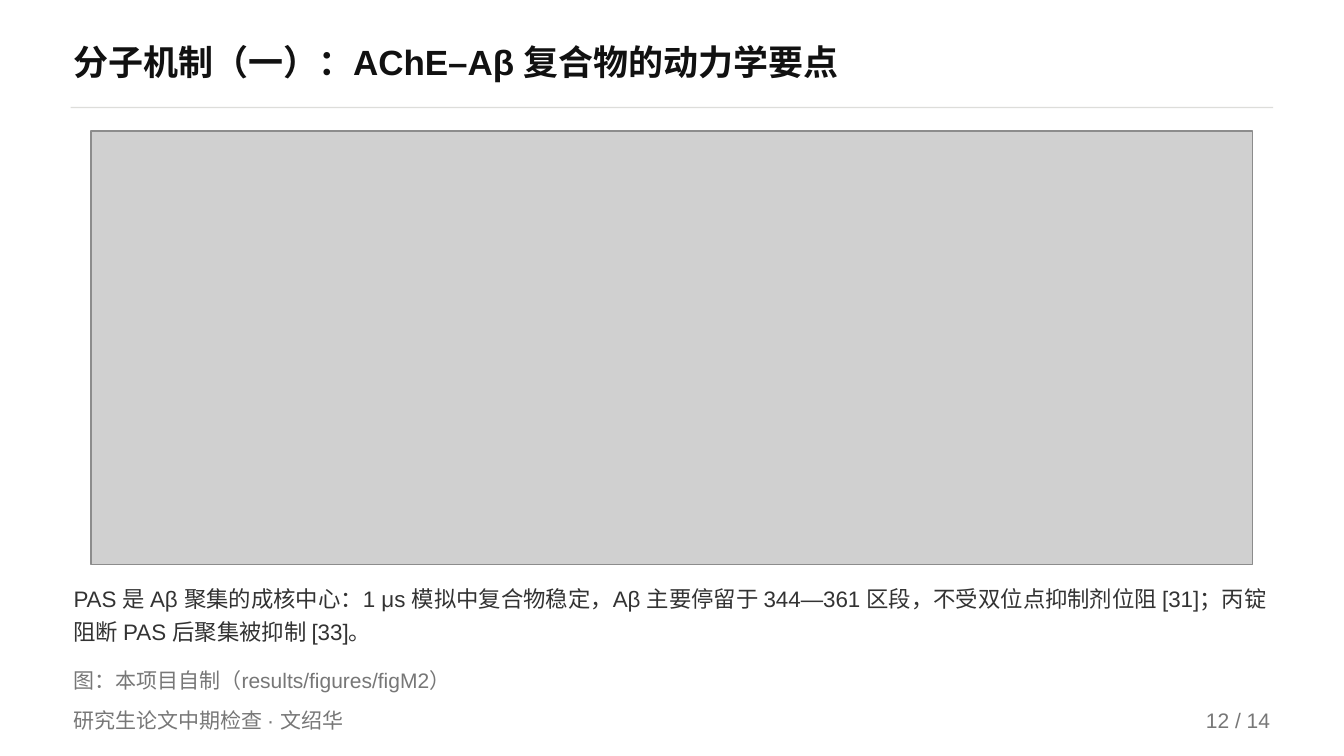
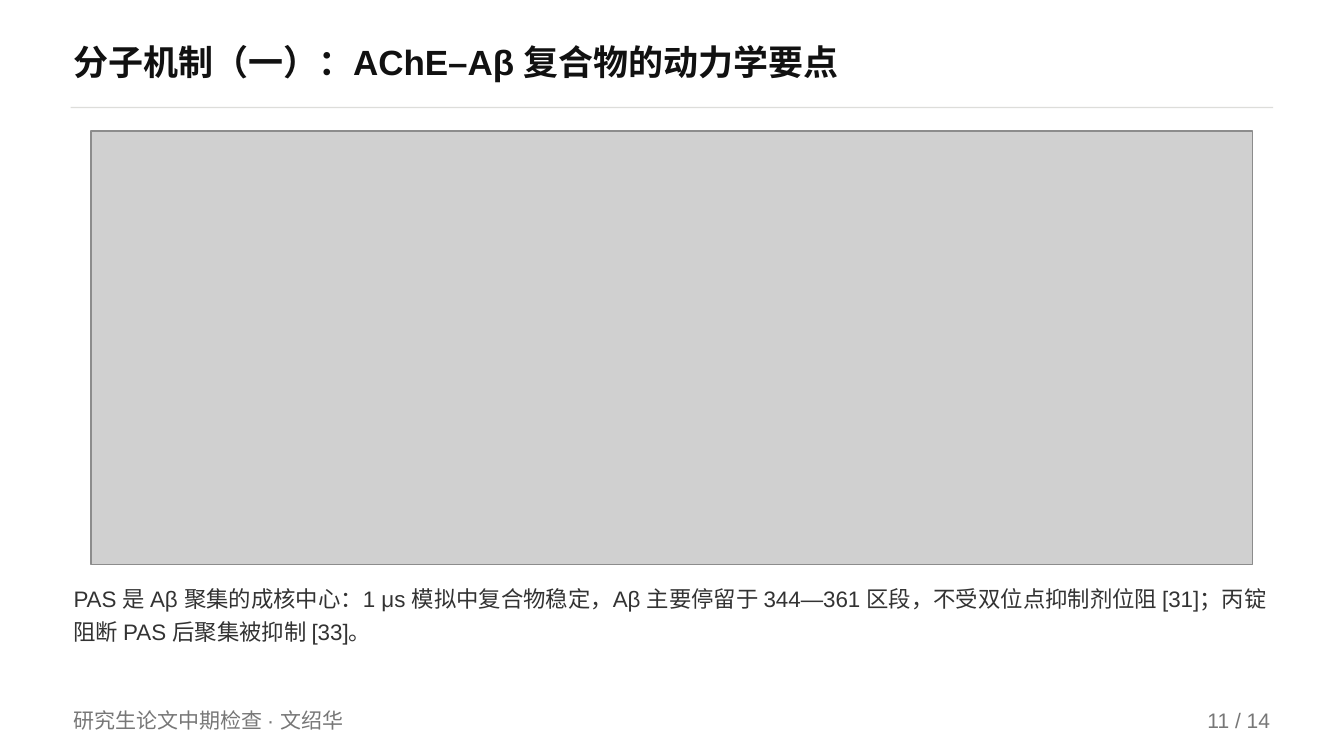
Before and after one commit to mqgg5630-cyber/zhongqi, a slide deck: slide 11 of 中间版/中期答辩_H_nature风.pptx (slide 12 before the commit). Drawn at 1344x756 pixels with LibreOffice and Linux fonts; fonts in the diff are those of the drawing; grey boxes stand for pictures. Boxes give left, top, right and bottom in pixels: in the first picture for what was removed or moved away, otherwise in the second. Text is boxed around its words. In the diff, an @@ line names an element or a change of style, - is before the commit and + after.

```diff
--- a/中间版/中期答辩_H_nature风.pptx
+++ b/中间版/中期答辩_H_nature风.pptx
@@ text removed at (74,670,451,693) @@
-图：本项目自制（results/figures/figM2）
@@ text at (1207,713,1270,728): text changed @@
-12 / 14
+11 / 14
```
Also in this commit, not shown: 8 other slides changed, 40 other files.
